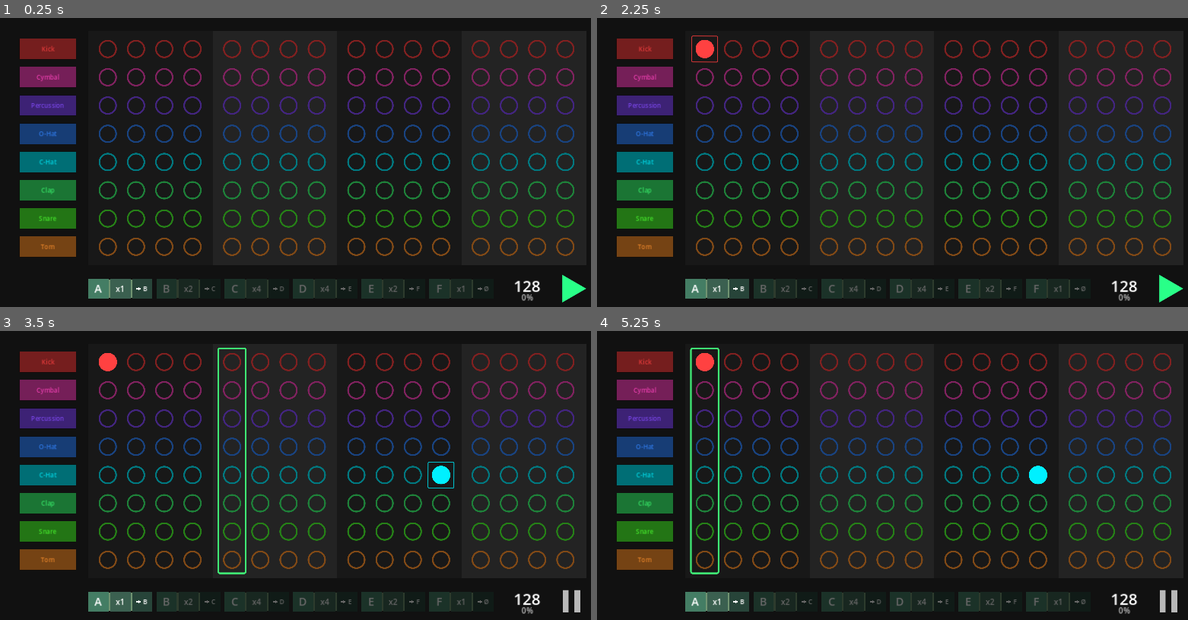
Above: before the commit, frames 1-4 (two rows, left to right).
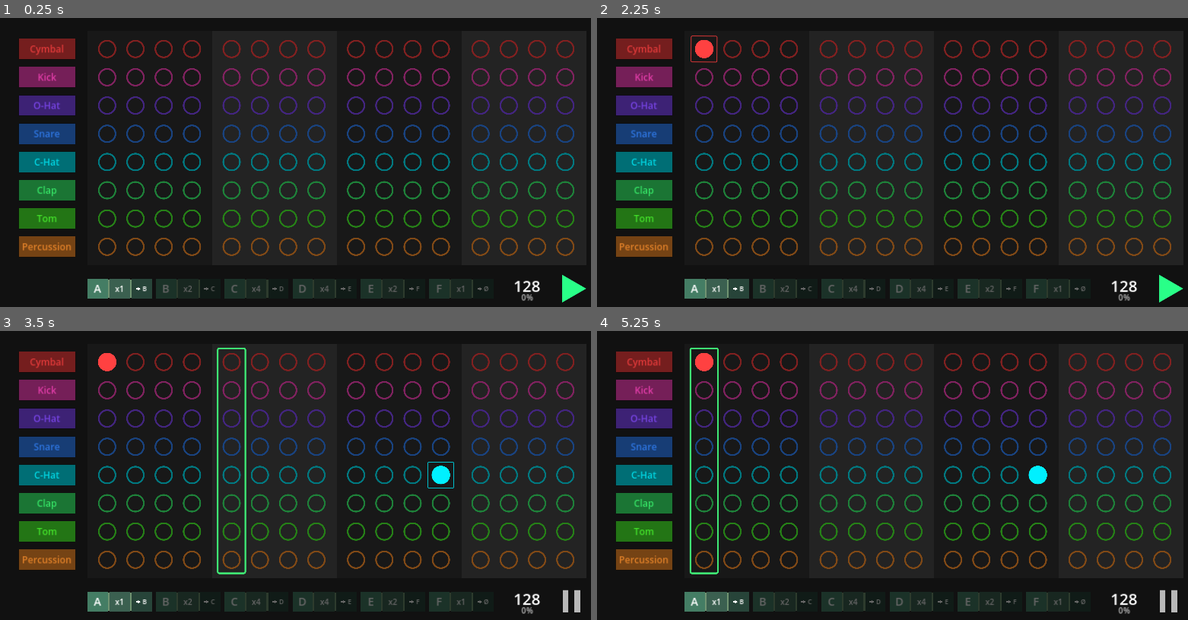
Above: after the commit, the same moments.

Repository: JulienToumieh/bsteppr
Game: Godot game, scene res://main.tscn
Two runs of this game, one before a commit and one after it. Both use one fixed random seed, a clock stepped at 60 frames per second and the inputs below.
Inputs (mouse positions are in pixels of both pictures, inside the frame that each line leads up to):
- Up to frame 1 (0.25 s): no input
- Up to frame 2 (2.25 s): click (703, 49) at 0.52 s; click (703, 49) at 1.27 s; click (703, 49) at 2.02 s
- Up to frame 3 (3.5 s): tap Enter at 2.75 s; move the mouse to (437, 463) at 2.77 s; tap Space (start-stop) at 2.85 s; click (437, 463) at 2.92 s
- Up to frame 4 (5.25 s): tap Space (start-stop) at 3.5, 4.25, 4.35, 5 s; drag from (780, 492) to (868, 536) at 3.52 s; move the mouse to (963, 414) at 4.27 s; click (963, 414) at 4.42 s; drag from (868, 536) to (721, 435) at 5.02 s

The runs differ from the first frame. In frame 1, 3.3% of the frame differs, in the area x 3-96%, y 7-99%; in frame 2, 3.3%; in frame 3, 3.7%; in frame 4, 3.7%, in the area x 3-97%, y 5-98%.

Commit message:
Resolved issue with exported version not detecting sound sources + some minor improvements

Diff:
--- a/Globals.gd
+++ b/Globals.gd
@@ -163,8 +163,8 @@
 		var file_name = dir.get_next()
 
 		while file_name != "":
-			if not dir.current_is_dir() and not file_name.ends_with(".import"):
-				file_names.append(file_name)
+			if not dir.current_is_dir() and file_name.ends_with(".import"):
+				file_names.append(file_name.replace('.import', ''))
 			file_name = dir.get_next()
 
 		dir.list_dir_end()
--- a/components/instrument_row.tscn
+++ b/components/instrument_row.tscn
@@ -15,6 +15,7 @@
 offset_top = -27.0
 offset_right = 73.0
 offset_bottom = 27.0
+theme_override_font_sizes/font_size = 24
 text = "Drum"
 
 [connection signal="pressed" from="Button" to="." method="_on_button_pressed"]
--- a/project.godot
+++ b/project.godot
@@ -27,6 +27,8 @@
 window/size/viewport_width=1550
 window/size/viewport_height=750
 window/stretch/mode="canvas_items"
+window/stretch/aspect="expand"
+window/vsync/vsync_mode=0
 
 [dotnet]
 
Not shown, changed: export_presets.cfg
